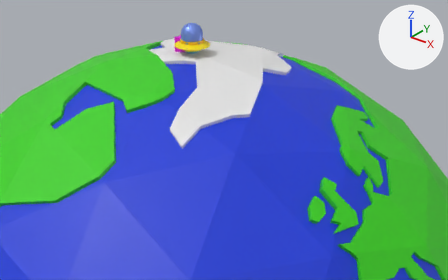
Before and after pictures for a commit that changed the glTF model game/common/models/planet_cam_ufo.gltf.
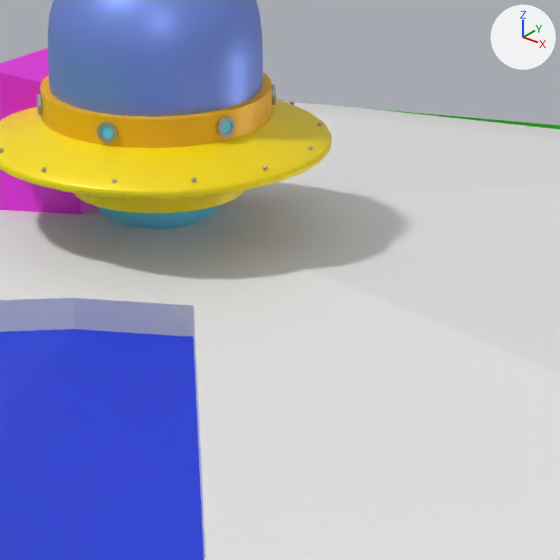
There are two pictures of each version: one from a camera (50 mm lens) standing at (45.42, -50.99, 21.06) and looking at (5.85, -1.53, -9.61), one close up on the part from 39% to 52% of the width and 11% to 31% of the height. Lighting does not change. The marker at upper right points along +X, +Y and +Z. Where no turn or scale is listed for an object, it has been applied to the vertices.

Before the edit, the objects in view are built like this:
```python
me_icosphere_001 = bpy.data.meshes.new('Icosphere.001')
me_icosphere_001.from_pydata(...)  # 1102 vertices, 2168 faces; spans x -1.0..1.01, y -1.01..1.0, z -1.01..1.01
# faces by material slot: [320, 1630, 218]
me_icosphere_001.materials.append(mat_sea)  # blue #183bda
me_icosphere_001.materials.append(mat_green)  # green #39d117
me_icosphere_001.materials.append(mat_white)  # white #e7e7e7
me_mesh_025 = bpy.data.meshes.new('Mesh.025')
me_mesh_025.from_pydata(...)  # 754 vertices, 1450 faces; spans x -2.02..2.01, y -2.02..2.02, z -0.49..0.39
me_mesh_025.materials.append(mat_body)  # yellow #ffe300
me_mesh_031 = bpy.data.meshes.new('Mesh.031')
me_mesh_031.from_pydata(...)  # 144 vertices, 288 faces; spans x -1.34..1.34, y -1.34..1.34, z -0.17..0.17
me_mesh_031.materials.append(mat_cabin)  # yellow #ffbe00
ob_icosphere_001 = bpy.data.objects.new('Icosphere.001', me_icosphere_001)
ob_icosphere_001.location = (0.0, 0.0, -40.15)
ob_icosphere_001.scale = (39.0, 39.0, 39.0)
ob_loft = bpy.data.objects.new('Loft', me_mesh_025)
ob_loft.location = (0.0, 0.01, 0.01)
ob_tube = bpy.data.objects.new('Tube', me_mesh_031)
ob_tube.location = (0.0, 0.0, 0.56)
# also in view: 'Capsule_2' at (0.0, 0.0, 1.08); 'Cube.001' at (-1.52, 0.18, -0.77); 'Sphere' at (0.0, 0.0, 0.0)
```
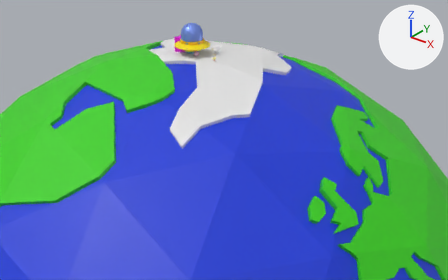
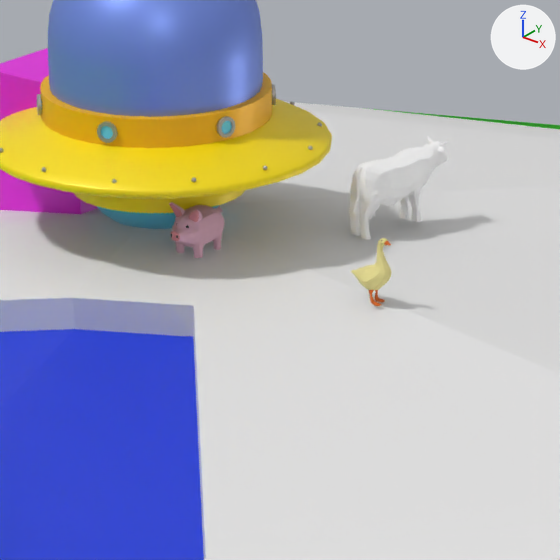
Pixel boxes [x1, y1, x2, y2] of what changed, in the close-ups (560 x 560 px):
'cow', added
    after: [349, 136, 448, 240]
    faces in mat_material_026 (white #ffffff): [350, 141, 447, 214]
    faces in mat_material_025 (white #ffffff): [349, 143, 446, 234]
    faces in mat_material_027 (white #ffffff): [351, 213, 422, 240]
'pig', added
    after: [169, 202, 225, 258]
    faces in mat_pink_002 (pink #e7b5c7): [169, 202, 225, 258]
    faces in mat_pink2_002 (pink #e7939c): [169, 203, 199, 241]
'duck', added
    after: [351, 238, 392, 306]
    faces in mat_material_022 (yellow #e7dc91): [351, 238, 392, 290]
    faces in mat_material_023 (orange #e76f1f): [369, 241, 391, 306]

The change, as a list of edits to the scene's bpy script:
```text
Add ob_pig:
    ob_pig = bpy.data.objects.new('pig', me_cube_pink2_0_002)  # 643 vertices, 1206 faces; spans x -0.228..0.228, y -0.383..0.453, z -0.314..0.301; in mat_pink2_002 (pink #e7949c), mat_black_002 (black #161615), mat_pink_002 (pink #e7b5c7)
    ob_pig.location = (1.05, -0.55, -0.61)
Add ob_duck:
    ob_duck = bpy.data.objects.new('duck', me_plane_material_001_0_002)  # 557 vertices, 1098 faces; spans x -0.411..0.172, y -0.14..0.14, z -0.319..0.469; in mat_material_022 (yellow #e7dc91), mat_material_023 (orange #e76f1f), mat_material_024 (black #090c13)
    ob_duck.location = (3.44, -0.14, -0.83)
Add ob_cow:
    ob_cow = bpy.data.objects.new('cow', me_object_6_002)  # 1678 vertices, 3340 faces; spans x -0.22..0.22, y -0.72..1.03, z -0.46..0.43; in mat_material_031 (white #ffffff), mat_material_025 (white #ffffff), mat_material_026 (white #ffffff), mat_material_027 (white #ffffff), mat_material_028 (white #ffffff), mat_material_029 (white #ffffff), mat_material_030 (white #ffffff)
    ob_cow.location = (1.8, 2.07, -0.68)
```
